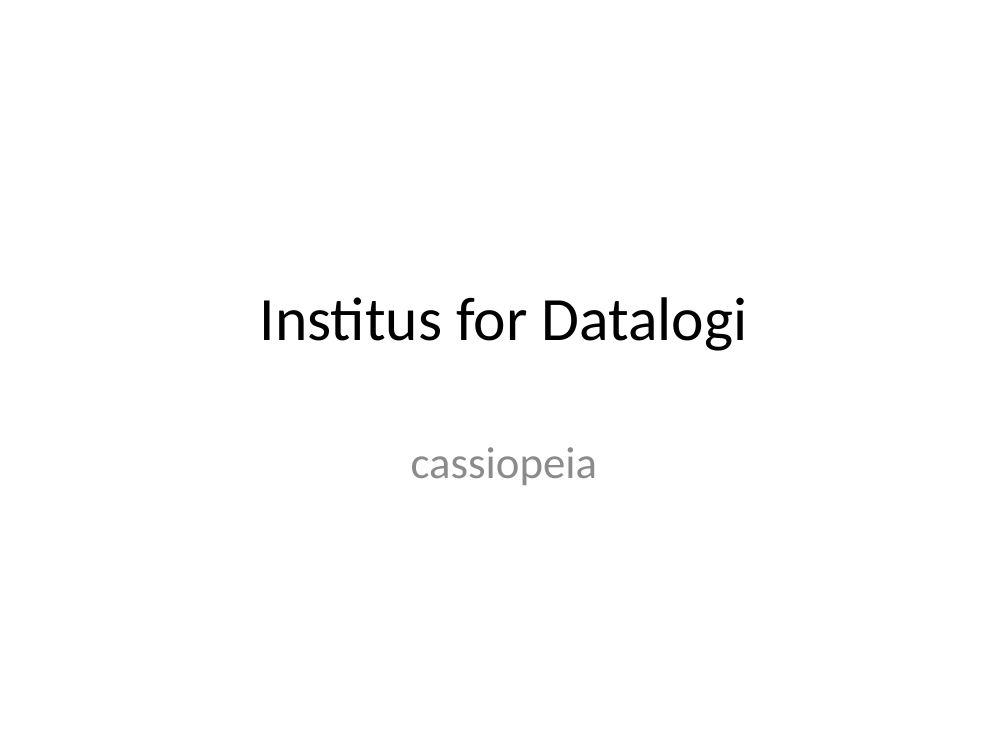
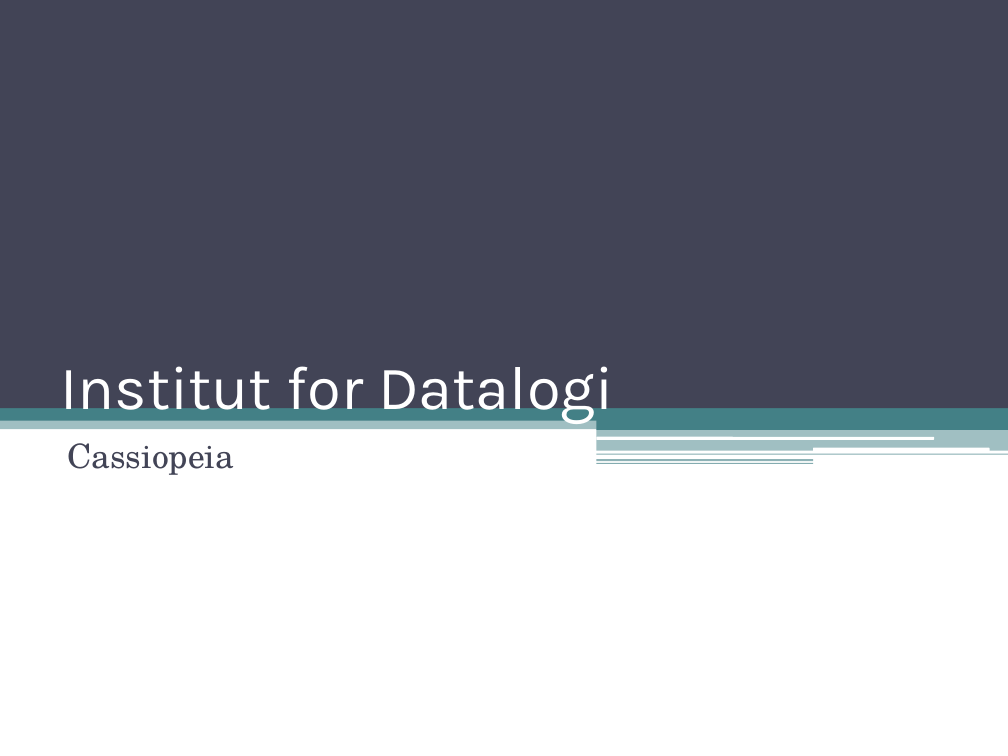
Before and after one commit to kimajakobsen/sw3-s305a, a slide deck: slide 1 of Dokumenter/Institus for Datalogi.pptx. Drawn at 1008x756 pixels with LibreOffice and Linux fonts; fonts in the diff are those of the drawing. Boxes give left, top, right and bottom in pixels: in the first picture for what was removed or moved away, otherwise in the second. Text is boxed around its words. In the diff, an @@ line names an element or a change of style, - is before the commit and + after.

```diff
--- a/Dokumenter/Institus for Datalogi.pptx
+++ b/Dokumenter/Institus for Datalogi.pptx
@@ rectangle added at bbox=[0, 0, 1008, 408], fill #424456 @@
@@ title "Institut for Datalogi" at bbox=[60, 366, 614, 424]: vertical alignment middle to bottom @@
@@ title at bbox=[60, 366, 614, 424]: text changed; font Calibri to Karla; text colour #000000 to #FFFFFF @@
-Institus for Datalogi
+Institut for Datalogi
@@ rectangle added at bbox=[0, 402, 1008, 429], fill #438086 at 50% opacity @@
@@ rectangle added at bbox=[0, 405, 1008, 420], fill #438086 @@
@@ rectangle added at bbox=[707, 401, 1008, 428], fill #438086 @@
@@ subtitle at bbox=[67, 443, 234, 475]: text changed; size 32 to 24 pt; font Calibri to TeX Gyre Schola; text colour #8C8C8C to #424456 @@
-cassiopeia
+Cassiopeia
@@ rectangle added at bbox=[597, 420, 1008, 430], fill #438086 @@
@@ rectangle added at bbox=[597, 429, 1008, 451], fill #438086 at 50% opacity @@
@@ rounded rectangle added at bbox=[597, 436, 934, 439], fill #FFFFFF @@
@@ rounded rectangle added at bbox=[813, 448, 990, 452], fill #FFFFFF @@
@@ rectangle added at bbox=[597, 454, 1008, 455], fill #438086 at 65% opacity @@
@@ rectangle added at bbox=[597, 459, 813, 461], fill #438086 at 60% opacity @@
@@ rectangle added at bbox=[597, 463, 813, 464], fill #438086 at 65% opacity @@
```
Also in this commit, not shown: 3 other slides changed, 12 slides added, 6 slides removed.
